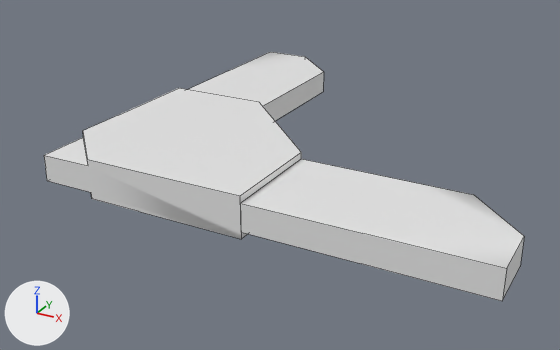
The FBX model Cartman Run/Assets/BlenderImports/simpleBoomerang.fbx: old version first, new version second.
Before and after are seen from a camera (50 mm lens) standing at (1.406, -3.247, 1.338) and looking at (-0.255, -0.227, -0.173). Arrows for +X, +Y and +Z are at lower left; the lights stay in place. Mesh edges are drawn as thin lines. Materials are left out; every surface is plain grey. Where no turn or scale is listed for an object, it has been applied to the vertices. Vertices at the same position are counted once.

The scene before the commit, as lines of its bpy script (objects in view):
```python
me_cube = bpy.data.meshes.new('Cube')
me_cube.from_pydata(...)  # 53 vertices, 24 faces; spans x -1.0..1.0, y -1.0..1.0, z -0.09..0.09
me_cube.materials.append(mat_material)
# before: 5 (-1.0, -1.0, 0.06) at pixel (43, 155), 6 (-1.0, -1.0, -0.06) at pixel (47, 180), 7 (-1.0, 0.0, -0.06), 8 (0.0, -1.0, 0.06) at pixel (240, 203), 9 (0.0, -1.0, -0.06) at pixel (241, 232)
# before: 10 (-1.0, 0.0, 0.06), 30 (-1.0, -1.0, 0.0) at pixel (45, 168), 31 (-1.0, 0.0, 0.0), 32 (0.0, -1.0, 0.0) at pixel (240, 217), 33 (-1.0, -0.75, -0.06)
# before: 34 (-0.75, -1.0, 0.06) at pixel (88, 165), 35 (-0.75, -1.0, -0.06) at pixel (90, 192), 36 (-1.0, -0.75, 0.06) at pixel (83, 137), 37 (-1.0, -0.5, 0.09) at pixel (118, 115), 38 (-1.0, -0.75, 0.09) at pixel (82, 130)
# before: 39 (-0.75, -1.0, 0.09) at pixel (87, 159), 40 (-0.5, -1.0, 0.09) at pixel (134, 170), 41 (0.0, -1.0, 0.09) at pixel (240, 195), 44 (-1.0, 0.0, 0.09) at pixel (178, 88), 45 (-0.5, -1.0, -0.09) at pixel (138, 211)
# before: 46 (-0.75, -1.0, -0.09) at pixel (91, 198), 47 (-1.0, -0.75, -0.09), 48 (-1.0, -0.5, -0.09), 49 (-1.0, 0.0, -0.09), 50 (-0.5, 0.0, -0.09)
# before: 51 (0.0, -0.5, -0.09), 52 (0.0, -1.0, -0.09) at pixel (241, 239)
ob_cube = bpy.data.objects.new('Cube', me_cube)
ob_cube.location = (0.0, 0.0, 0.0)
```
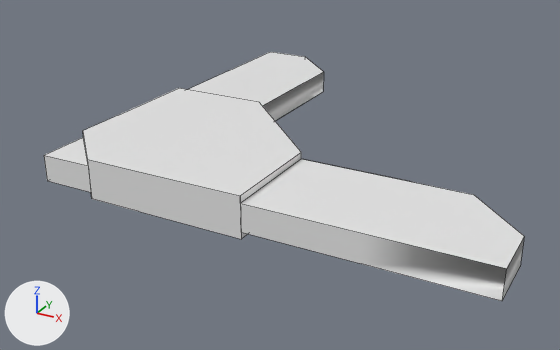
The newer file is also turned or shifted as a whole; pictures and numbers use the older file's frame.

What differs and where, as boxes [x1, y1, x2, y2] in the pictures (560 x 350 px):
```json
{"part": 1, "of": "me_cube", "change": "built on", "before": [44, 155, 241, 239], "after": [44, 155, 241, 239]}
```

The change, as JSON lines over the scene's bpy script:
```json
{"block": "me_cube", "where": "me_cube.from_pydata(...)  # 53 vertices, 24 faces; spans x -1.0..1.0, y -1.0..1.0, z -0.09..0.09"}
{"block": "me_cube", "where": "# used by ob_cube; location = (0.0, 0.0, 0.0)"}
{"block": "me_cube", "where": "# verts and faces of me_cube; kept vertices keep their numbers, new ones are numbered from 53"}
{"block": "me_cube", "change": "me_cube part 1"}
{"op": "add", "block": "me_cube", "code": "delete_vertices([30])  # with the faces that use them"}
{"op": "add", "block": "me_cube", "code": "faces += [(45, 46, 47, 48, 49, 50, 51, 52), (7, 49, 48, 47, 33, 36, 38, 37, 44, 10, 31), (5, 6, 35, 34), (5, 36, 33, 6), (39, 46, 45, 52, 41, 40)]"}
```
